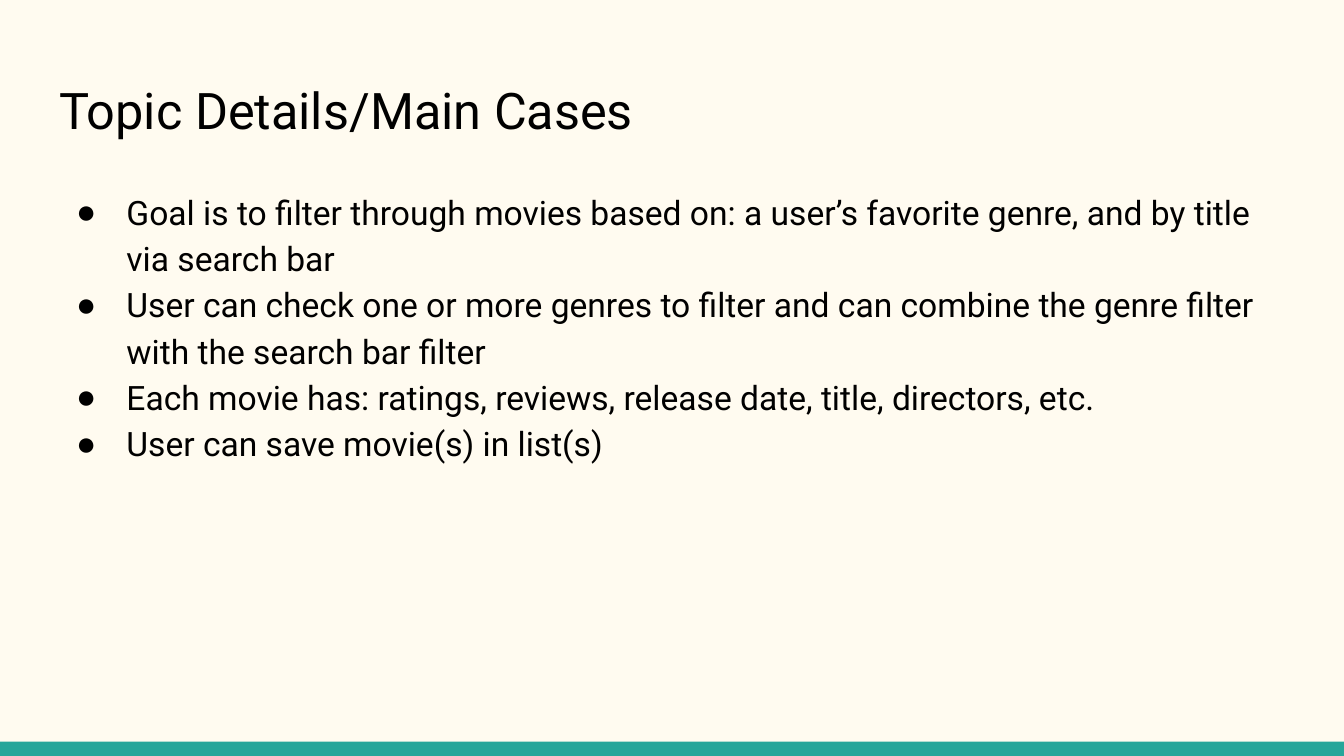
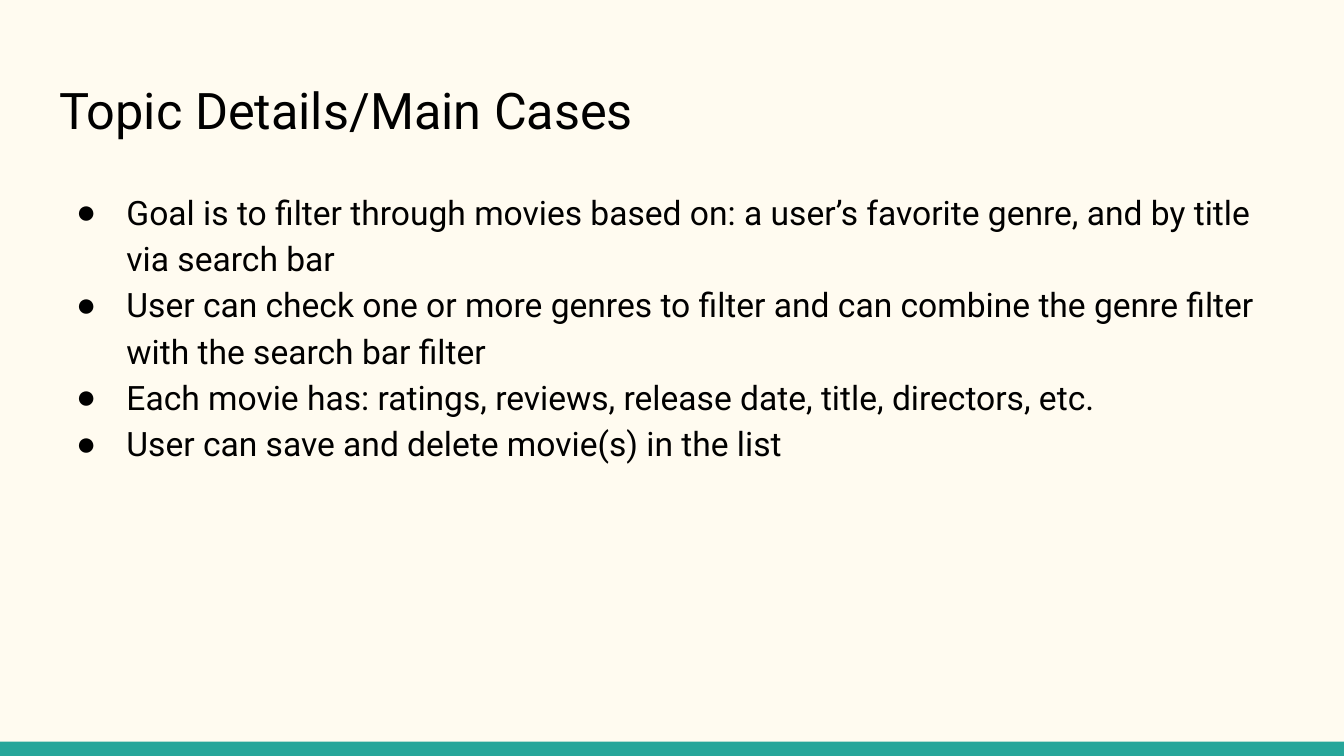
Before and after one commit to winstonlou/CSE111-Project, a slide deck: slide 2 of files&pdfs/CSE111_ProjectUpdated.pptx. Drawn at 1344x756 pixels with LibreOffice and Linux fonts; fonts in the diff are those of the drawing. Boxes give left, top, right and bottom in pixels: in the first picture for what was removed or moved away, otherwise in the second. Text is boxed around its words. In the diff, an @@ line names an element or a change of style, - is before the commit and + after.

```diff
--- a/files&pdfs/CSE111_ProjectUpdated.pptx
+++ b/files&pdfs/CSE111_ProjectUpdated.pptx
@@ text at [126,429,782,464]: text changed @@
-● User can save movie(s) in list(s)
+● User can save and delete movie(s) in the list
```
Also in this commit, not shown: 1 other slide changed.
